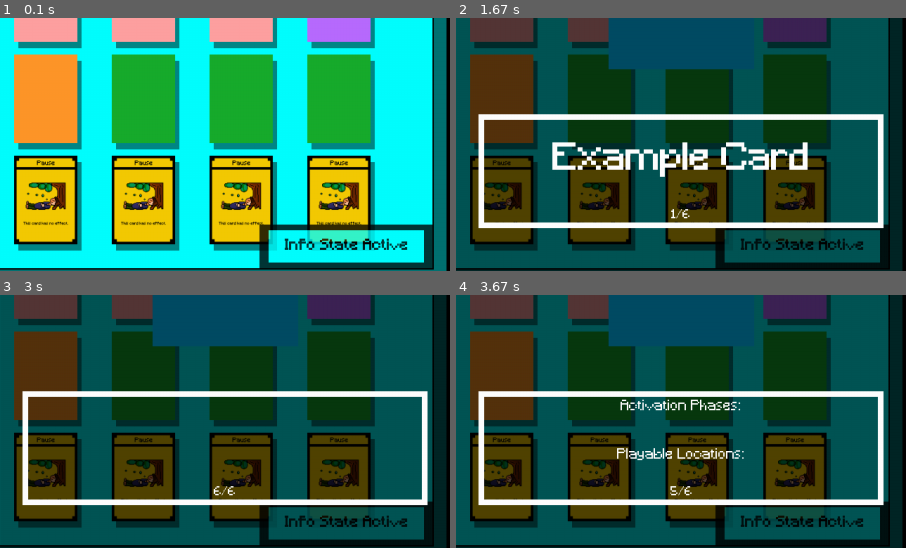
Above: before the commit, frames 1-4 (two rows, left to right).
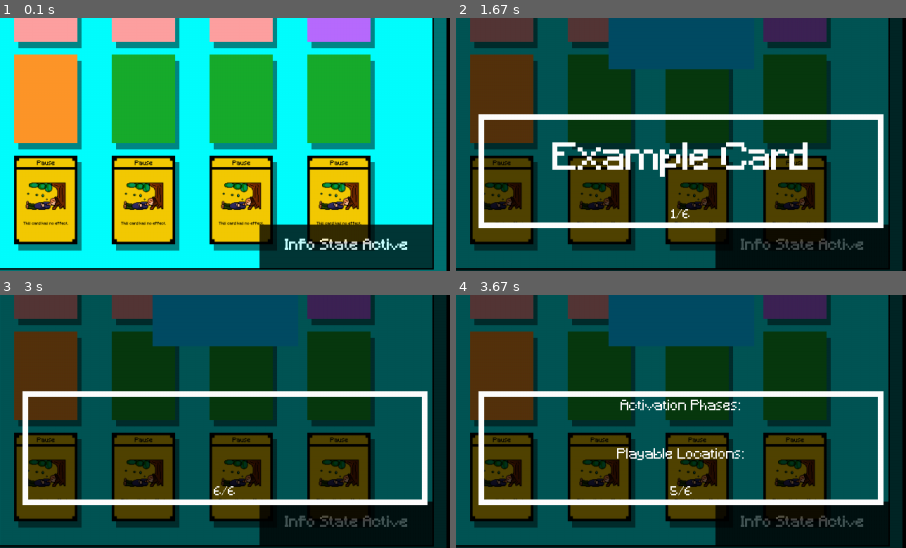
Above: after the commit, the same moments.

Repository: Paul-Walcher/Village_Brawl_Pygame
Game: pygame game, started from src/tests/renderable_cardlistviewer_test.py
Same seed, same stepped clock (60 frames per second), same inputs: the game is played once before the commit and once after it.
Inputs:
- Up to frame 1 (0.1 s): no input
- Up to frame 2 (1.67 s): type "ann" at 0.33 s; tap Enter at 0.67 s; hold Right from 1.43 s (still down)
- Up to frame 3 (3 s): release Right at 1.9 s; hold Left 1.93-2.47 s; hold Left 2.5-2.9 s; hold Right from 2.93 s (still down)
- Up to frame 4 (3.67 s): release Right at 3.57 s; hold Left from 3.6 s (still down)
The pictures show only the part of the screen within x 50-100%, y 49-99%; the shares and areas given below are measured in that part.

The runs differ from the first frame. In frame 1, 4.5% of the frame differs, in the area x 59-95%, y 83-97%; in frame 2, 4.5%; in frame 3, 4.5%; in frame 4, 4.5%.

Commit message:
Implement Main List State Changing option in dropdown menu

Diff:
--- a/src/Frames/widgets/renderable_card_listviewer.py
+++ b/src/Frames/widgets/renderable_card_listviewer.py
@@ -89,6 +89,12 @@
             self.main_list_state_info_panel_shown: bool = True  #if the info panel for the main list is shown,
                                                                 #that depicts what actions can be carried out in the main list.
 
+            #main list states
+
+            #info state is always enabled
+            self.selection_main_list_state_enabled: bool = True
+            self.moving_main_list_state_enabled: bool = True
+
     #full cardlist name key
     FULL_CARDLIST_NAME: str = "Full Cardlist"
 
@@ -134,7 +140,7 @@
     CURRENT_ROW_SHOWN_FADING_DURATION: float = 2500#ms
     GET_CURRENT_ROW_SHOWN_INFO_PAGE: Callable[[int, int], colored_page_t] = lambda current_row, max_row: \
                                                                                 [
-                                                                                    [(f"{" "*10}Row {current_row}/{max_row}{" "*10}", Colors.YELLOW)]
+                                                                                    [(f"{" "*15}Row {current_row}/{max_row}{" "*15}", Colors.YELLOW)]
                                                                                 ]
 
     #==================================
@@ -193,7 +199,13 @@
     class MainListState:
         INFO_STATE: id_t = R_ID() #state where no main list action can be done by pressing enter
         SELECTION_STATE: id_t = R_ID() #state in which cards can be selected
-        GROUPING_STATE: id_t = R_ID() #state in which cards can be grouped and groupings will be shown.
+        MOVING_STATE: id_t = R_ID() #state in which cards can be moved around, changing the order
+
+    main_list_state_to_background_color_mapping: dict[id_t, color_r] = {
+                                                                            MainListState.INFO_STATE: Colors.YELLOW,
+                                                                            MainListState.SELECTION_STATE: Colors.ORANGE,
+                                                                            MainListState.MOVING_STATE: Colors.GREEN
+                                                                        }
 
     #==================================
     # MENU OPTIONS
@@ -249,6 +261,16 @@
         HIDE_MAIN_LIST_STATE_KEY: tuple[str] = ("Hide Editing State",)
 
         MAIN_LIST_STATE_ACTION_SHOWN_AMOUNT: int = 5
+
+        #editing state
+        CHANGE_EDITING_STATE_KEY: tuple[str] = ("Change Editing State",)
+
+        #all editing options
+        CHANGE_EDITING_TO_INFO_STATE_KEY: tuple[str] = ("Info State",)
+        CHANGE_EDITING_TO_SELECTION_STATE_KEY: tuple[str] = ("Selection State",)
+        CHANGE_EDITING_TO_MOVING_STATE_KEY: tuple[str] = ("Moving State",)
+
+        CHANGE_EDITING_STATE_SHOWN_AMOUNT: int = 5
 
     #==================================
     # SORTING FUNCTIONS
@@ -567,12 +589,12 @@
                     card_text_description_color: color_t = Colors.BLACK,
                     #either showing with amount or not
                     main_list_view_state: id_t = None,
+                    initial_main_list_state: id_t = None,
                     #shadow offsets for the cards
                     cardshadow_hoffset_p: float = 0.075,
                     cardshadow_voffset_p: float = 0.075,
                     cardshadow_alpha: int = 120,
                     selected_card_size_increase_percentage: float = 0.05,
-                    selected_cardshadow_color: color_t = Colors.YELLOW,
                     selected_cardshadow_alpha: int = 120,
                     #margin between timage and any text rendered below
                     subtext_margin: float = 0.2,
@@ -599,7 +621,7 @@
                     main_list_state_info_panel_vmargin: float = 0.25, #Vertical margin for the info panel
                     main_list_state_info_panel_alpha: int = 200, #Alpha value for the info panel.
 
-                    main_list_state_info_panel_background_color: color_t = Colors.CYAN, #Background color for the info panel.
+                    main_list_state_info_panel_background_color: color_t = Colors.BLACK, #Background color for the info panel.
                     main_list_state_info_panel_outline_color: color_t = Colors.BLACK, #Outline color of the info panel.
                     main_list_state_info_panel_shown: bool = True, #if the info panel starts out shown or not.
 
@@ -1105,10 +1127,6 @@
         """
         The percentage of the size increase when a card is in the selected state.
         """
-        self.selected_cardshadow_color: color_t = selected_cardshadow_color
-        """
-        Color for the selected cardshadow.
-        """
         self.selected_cardshadow_alpha: int = selected_cardshadow_alpha
         """
         Alpha value of the selected cardshadow.
@@ -1258,7 +1276,7 @@
         """
         The previous state, saved.
         """
-        self._main_list_state: id_t = RenderableCardListviewer.MainListState.INFO_STATE
+        self._main_list_state: id_t = initial_main_list_state
         """
         The main list action state. Starts out as selection state.
         """
@@ -1466,6 +1484,9 @@
 
         #setting the shown group
         self.shown_group = (shown_group if shown_group is not None else list(self.groups.keys())[0])
+
+        if self._main_list_state is None:
+            self._main_list_state = RenderableCardListviewer.MainListState.INFO_STATE
 
         #rerendering
         self.rerender()
@@ -1969,9 +1990,9 @@
         #dictionary
         main_list_state_to_page: dict[id_t, colored_page_t] = {
 
-            RenderableCardListviewer.MainListState.INFO_STATE: [[("Info State Active", Colors.BLACK)]],
+            RenderableCardListviewer.MainListState.INFO_STATE: [[("Info State Active", Colors.WHITE)]],
             RenderableCardListviewer.MainListState.SELECTION_STATE: [[("Selection State Active", Colors.ORANGE)]],
-            RenderableCardListviewer.MainListState.GROUPING_STATE: [[("Grouping State Active", Colors.GREEN)]]
+            RenderableCardListviewer.MainListState.MOVING_STATE: [[("Moving State Active", Colors.GREEN)]]
 
                                                                 }
 
@@ -2248,7 +2269,7 @@
                         id_index != self.selected_card_index
                         or self.state != RenderableCardListviewer.MAIN_LIST_FOCUSED
                     )
-                    else (*Colors.YELLOW, self.selected_cardshadow_alpha)
+                    else (*RenderableCardListviewer.main_list_state_to_background_color_mapping[self.main_list_state], self.selected_cardshadow_alpha)
                 )
 
                 # Shadow surfaces are identical for cards with equal size and
@@ -2547,6 +2568,34 @@
             main_list_state_dict[ScrollableDropdownMenu.N_OPTIONS_SHOWN_KEY] = RenderableCardListviewer.MENU_OPTIONS.MAIN_LIST_STATE_ACTION_SHOWN_AMOUNT
 
             mdict[RenderableCardListviewer.MENU_OPTIONS.MAIN_LIST_STATE_INFO_PANEL_KEY] = main_list_state_dict
+
+        #any other state needs to be possible
+        if  self.group_feature_state.selection_main_list_state_enabled\
+            or self.group_feature_state.moving_main_list_state_enabled:
+
+            change_main_list_state_dict = {}
+
+            if self.main_list_state != RenderableCardListviewer.MainListState.INFO_STATE:
+
+                change_main_list_state_dict[RenderableCardListviewer.MENU_OPTIONS.CHANGE_EDITING_TO_INFO_STATE_KEY] = None
+
+            if  (self.group_feature_state.selection_main_list_state_enabled\
+                and self.main_list_state != RenderableCardListviewer.MainListState.SELECTION_STATE):
+
+                change_main_list_state_dict[RenderableCardListviewer.MENU_OPTIONS.CHANGE_EDITING_TO_SELECTION_STATE_KEY] = None
+
+            if  (self.group_feature_state.moving_main_list_state_enabled\
+                and self.main_list_state != RenderableCardListviewer.MainListState.MOVING_STATE):
+
+                change_main_list_state_dict[RenderableCardListviewer.MENU_OPTIONS.CHANGE_EDITING_TO_MOVING_STATE_KEY] = None
+
+            #adding the shown amount key
+            change_main_list_state_dict[ScrollableDropdownMenu.N_OPTIONS_SHOWN_KEY] = RenderableCardListviewer.MENU_OPTIONS.CHANGE_EDITING_STATE_SHOWN_AMOUNT
+
+            #adding the dict to the main dict
+
+            mdict[RenderableCardListviewer.MENU_OPTIONS.CHANGE_EDITING_STATE_KEY] = change_main_list_state_dict
+
 
         return mdict
 
@@ -2632,6 +2681,21 @@
                         self.state = RenderableCardListviewer.MAIN_LIST_FOCUSED
                         self.create_dropdown_menu()
                         self.raise_prerender_flag()
+
+                elif full_trace[0] == RenderableCardListviewer.MENU_OPTIONS.CHANGE_EDITING_STATE_KEY:
+
+                    #new state
+                    new_state: id_t = None
+
+                    if selection == RenderableCardListviewer.MENU_OPTIONS.CHANGE_EDITING_TO_INFO_STATE_KEY:
+                        new_state = RenderableCardListviewer.MainListState.INFO_STATE
+                    elif selection == RenderableCardListviewer.MENU_OPTIONS.CHANGE_EDITING_TO_SELECTION_STATE_KEY:
+                        new_state = RenderableCardListviewer.MainListState.SELECTION_STATE
+                    elif selection == RenderableCardListviewer.MENU_OPTIONS.CHANGE_EDITING_TO_MOVING_STATE_KEY:
+                        new_state = RenderableCardListviewer.MainListState.MOVING_STATE
+
+                    self._change_main_list_state(new_state=new_state)
+
 
                 elif selection == RenderableCardListviewer.MENU_OPTIONS.CREATE_GROUP_OPTION_KEY:
                     self.initialize_deck_creation_frame()
@@ -3631,6 +3695,32 @@
         self.group_to_delete = None
 
     #==================================
+    # MAIN LIST STATE CHANGING
+    #==================================
+
+    def _change_main_list_state(self, new_state: id_t) -> None:
+        """
+        Changes the main list state, and performs any
+        finalizing optimizations.
+        """
+
+        #finalization
+        if self.main_list_state == RenderableCardListviewer.MainListState.INFO_STATE:
+            pass
+        elif self.main_list_state == RenderableCardListviewer.MainListState.SELECTION_STATE:
+            pass
+        elif self.main_list_state == RenderableCardListviewer.MainListState.MOVING_STATE:
+            pass
+
+        #setting the new state
+        self.main_list_state = new_state
+
+        self.state = RenderableCardListviewer.MAIN_LIST_FOCUSED
+        self.create_dropdown_menu()
+
+        self.raise_prerender_flag()
+
+    #==================================
     # EXTERNAL USER ACTIONS
     #==================================
 
